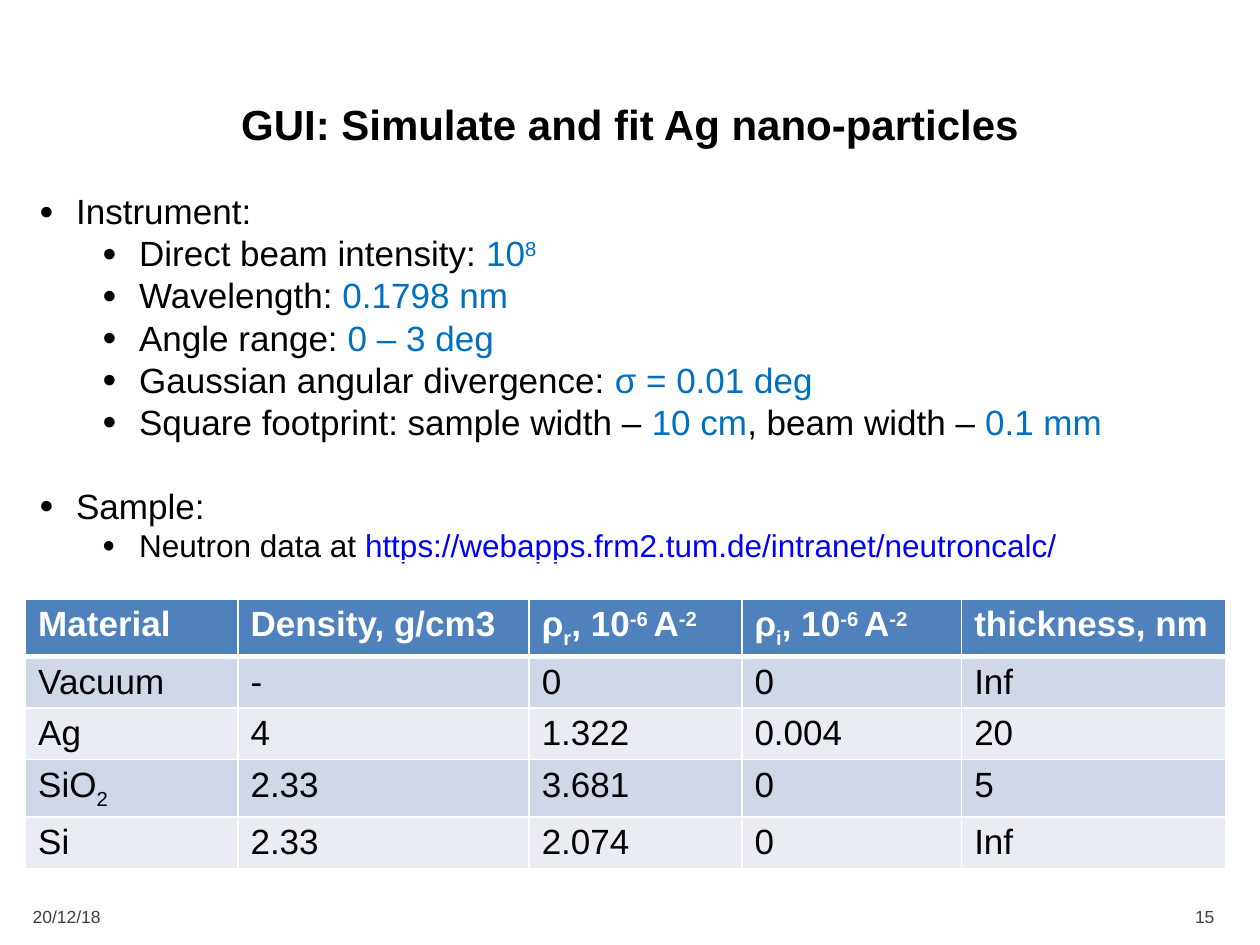
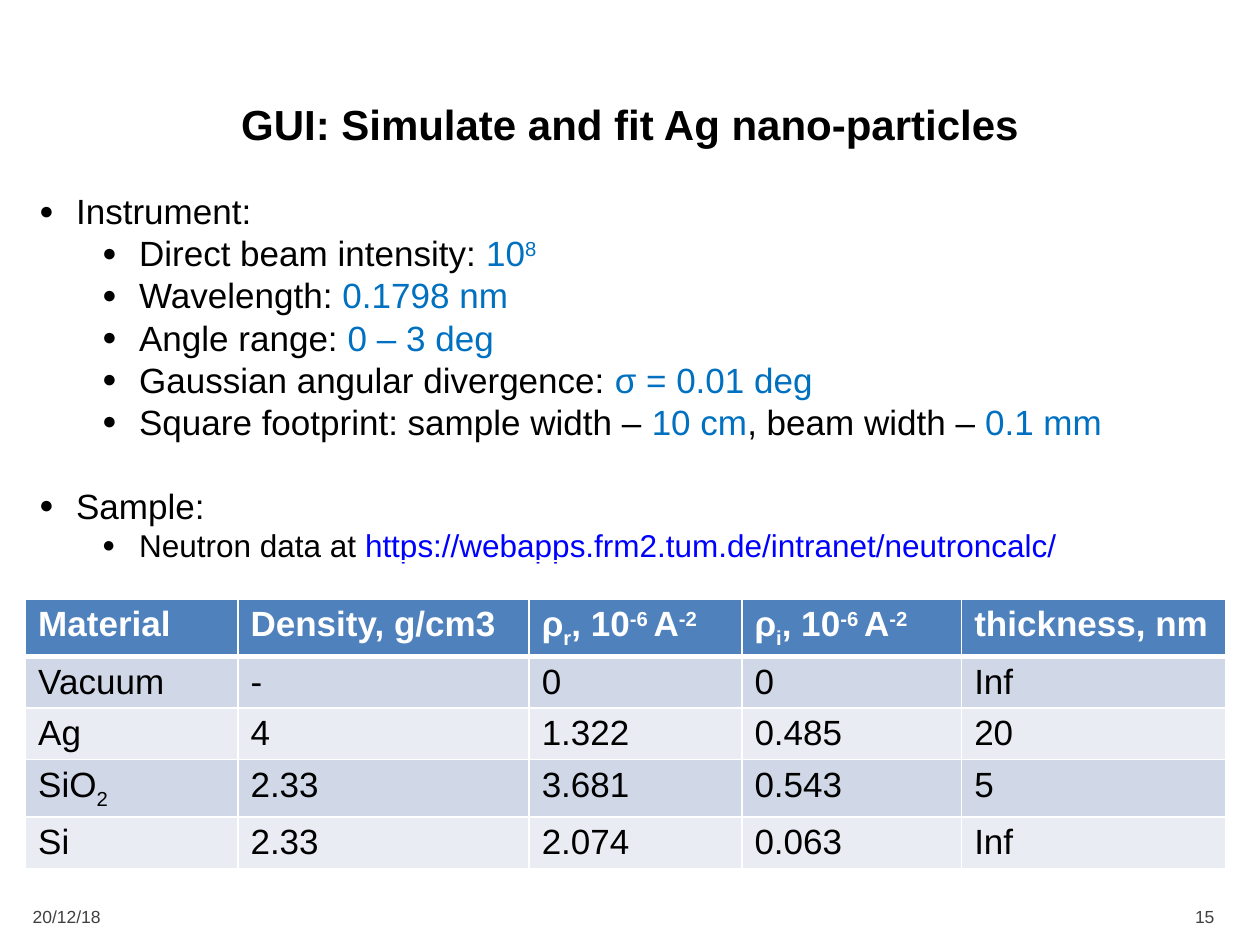
Before and after one commit to scgmlz/BornAgain-tutorial, a slide deck: slide 15 of talks/day_2/reflectometry_D/materials/ReflectometryOverview.pptx. Drawn at 1260x945 pixels with LibreOffice and Linux fonts; fonts in the diff are those of the drawing; background and template pictures are left out. Boxes give left, top, right and bottom in pixels: in the first picture for what was removed or moved away, otherwise in the second. Text is boxed around its words. In the diff, an @@ line names an element or a change of style, - is before the commit and + after.

```diff
--- a/talks/day_2/reflectometry_D/materials/ReflectometryOverview.pptx
+++ b/talks/day_2/reflectometry_D/materials/ReflectometryOverview.pptx
@@ table at (x1=25, y1=598, x2=1226, y2=872) @@
-row 3, column 4: 0.004
+row 3, column 4: 0.485
-row 4, column 4: 0
+row 4, column 4: 0.543
-row 5, column 4: 0
+row 5, column 4: 0.063
```
Also in this commit, not shown: 3 other slides changed, 4 other files.
